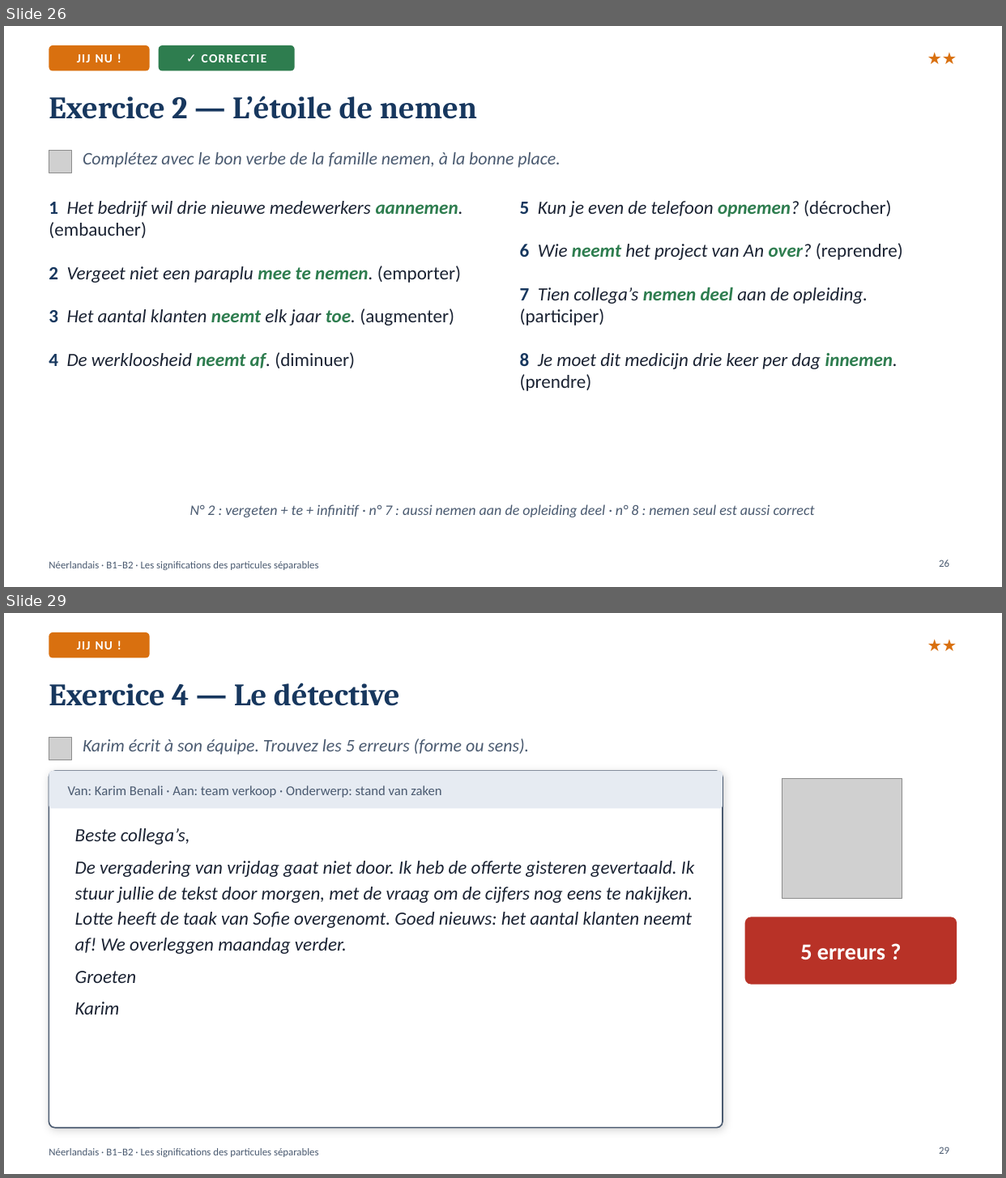
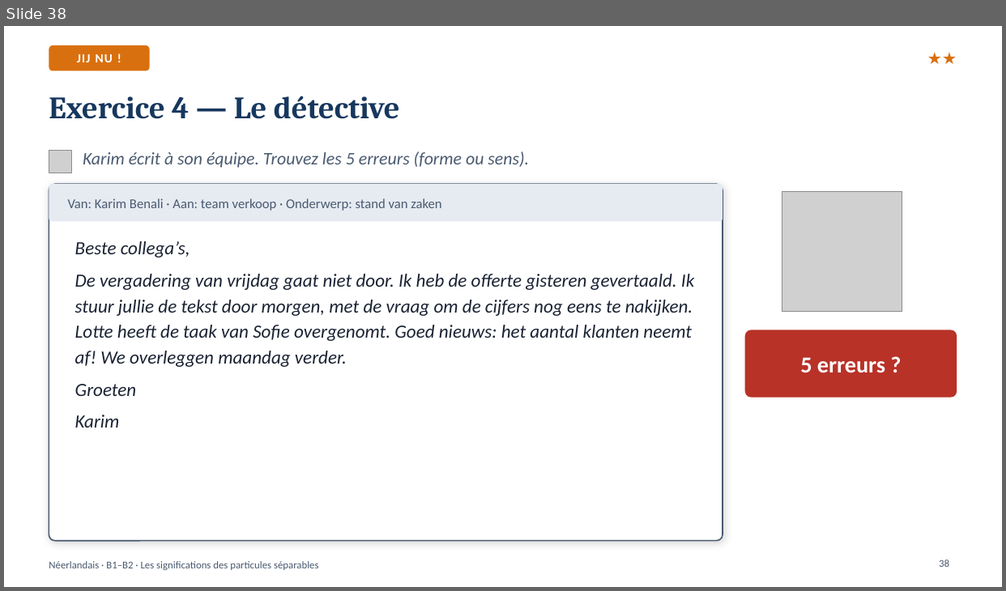
Before and after one commit to ajouniaux/talenleren, a slide deck: neerlandais1/powerpoints/Partikels_Les_particules_separables.pptx. Shown one above the other, each under a label of ours: slides 26 and 29 before the commit, slide 38 after it; the slides between them are not shown. The pictures are 1006x1178 and 1006x591 pixels, drawn with LibreOffice and Linux fonts; fonts in the diff are those of the drawing; grey boxes stand for pictures. Boxes give left, top, right and bottom in pixels: in the first picture for what was removed or moved away, otherwise in the second. Text is boxed around its words. In the diff, an @@ line names an element or a change of style, - is before the commit and + after.

```diff
--- a/neerlandais1/powerpoints/Partikels_Les_particules_separables.pptx
+++ b/neerlandais1/powerpoints/Partikels_Les_particules_separables.pptx
@@ slide 26 removed at (x1=4, y1=26, x2=1002, y2=587), background #FFFFFF; not listed: 1 template element that a slide beside it also shows @@
@@ rounded rectangle removed at (x1=49, y1=45, x2=149, y2=71) @@
-JIJ NU !
@@ rounded rectangle removed at (x1=158, y1=45, x2=295, y2=71) @@
-✓ CORRECTIE
@@ text removed at (x1=837, y1=44, x2=957, y2=72) @@
-★★
@@ title removed at (x1=49, y1=96, x2=477, y2=119) @@
-Exercice 2 — L’étoile de nemen
@@ picture removed at (x1=49, y1=150, x2=71, y2=173) @@
@@ text removed at (x1=83, y1=152, x2=560, y2=168) @@
-Complétez avec le bon verbe de la famille nemen, à la bonne place.
@@ text removed at (x1=49, y1=201, x2=463, y2=369) @@
-1 Het bedrijf wil drie nieuwe medewerkers aannemen. (embaucher)
-2 Vergeet niet een paraplu mee te nemen. (emporter)
-3 Het aantal klanten neemt elk jaar toe. (augmenter)
-4 De werkloosheid neemt af. (diminuer)
@@ text removed at (x1=520, y1=200, x2=903, y2=391) @@
-5 Kun je even de telefoon opnemen? (décrocher)
-6 Wie neemt het project van An over? (reprendre)
-7 Tien collega’s nemen deel aan de opleiding. (participer)
-8 Je moet dit medicijn drie keer per dag innemen. (prendre)
@@ text removed at (x1=190, y1=505, x2=815, y2=518) @@
-N° 2 : vergeten + te + infinitif · n° 7 : aussi nemen aan de opleiding deel · n° 8 : nemen seul est aussi correct
@@ page number removed at (x1=939, y1=560, x2=949, y2=567) @@
-26
@@ what was slide 29 is now slide 38 @@
@@ page number at (x1=939, y1=560, x2=949, y2=567): text changed @@
-29
+38
```
Also in this commit, not shown: 11 slides changed, 29 slides added, 19 other slides removed, 36 other files.
